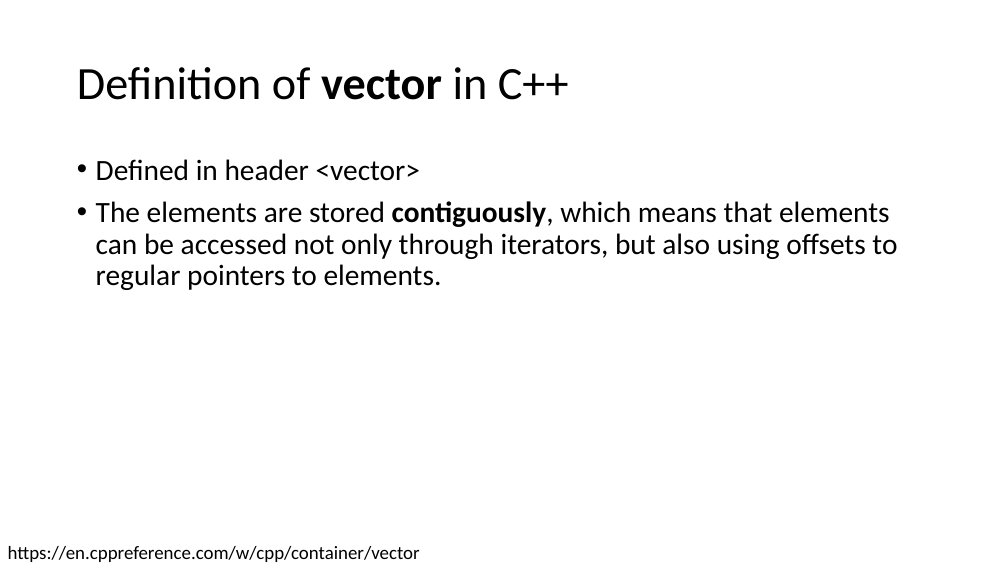
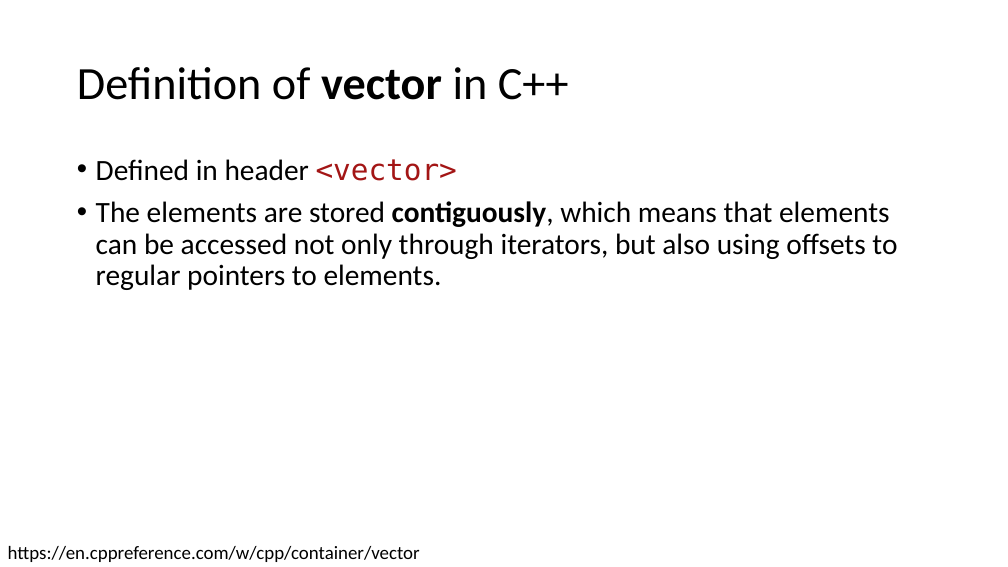
Before and after one commit to CNOCycle/cpp_tutorial, a slide deck: slide 2 of 07-vector_string/00-vector_string.pptx. Drawn at 1008x567 pixels with LibreOffice and Linux fonts; fonts in the diff are those of the drawing. Boxes give left, top, right and bottom in pixels: in the first picture for what was removed or moved away, otherwise in the second. Text is boxed around its words. In the diff, an @@ line names an element or a change of style, - is before the commit and + after.

```diff
--- a/07-vector_string/00-vector_string.pptx
+++ b/07-vector_string/00-vector_string.pptx
@@ text at bbox=[96, 159, 457, 181]: font Calibri to DejaVu Sans Mono, text colour #000000 to #A31515 in "<vector>" @@
```
Also in this commit, not shown: 1 other slide changed, 18 other files.
